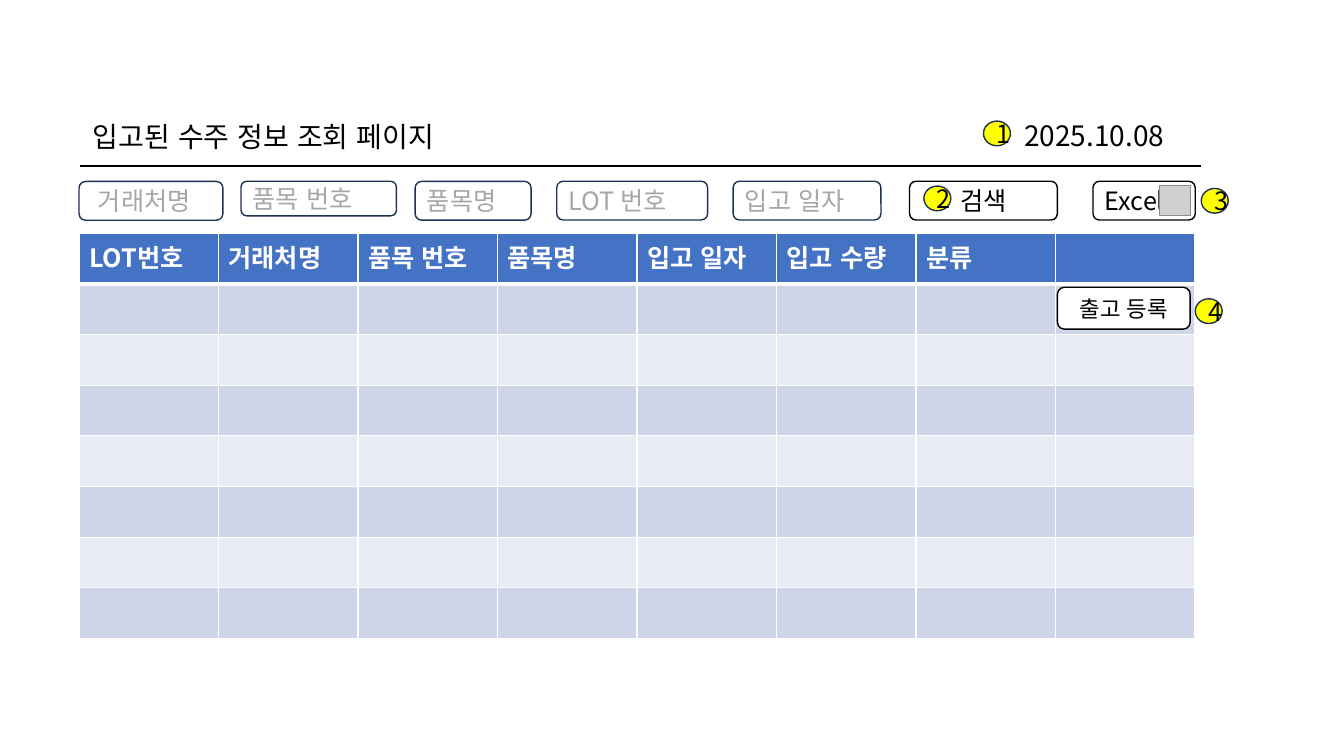
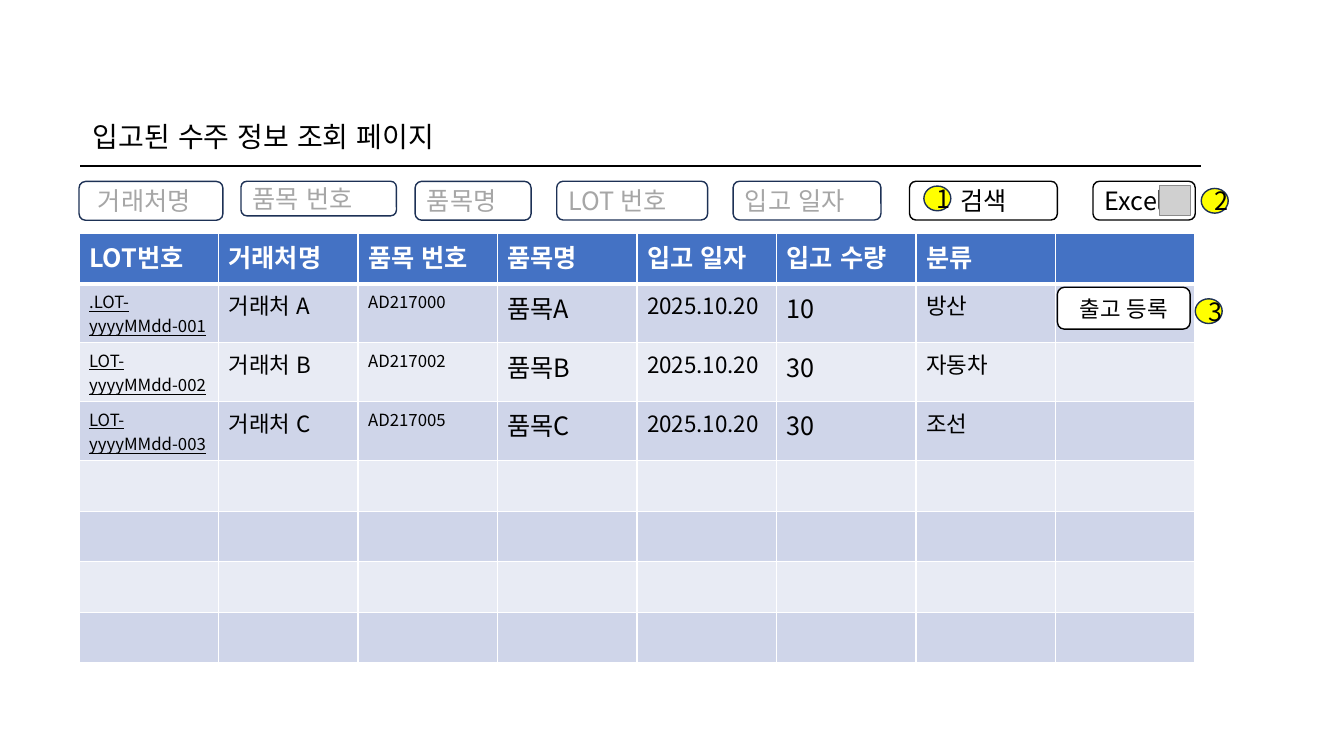
Before and after one commit to wjdgotjd28-del/mes_tripleJ, a slide deck: slide 6 of 화면설계서/수주대상 품목 입출고 관리 페이지(수정중).pptx. Drawn at 1344x756 pixels with LibreOffice and Linux fonts; fonts in the diff are those of the drawing; grey boxes stand for pictures; background and template pictures are left out. Boxes give left, top, right and bottom in pixels: in the first picture for what was removed or moved away, otherwise in the second. Text is boxed around its words. In the diff, an @@ line names an element or a change of style, - is before the commit and + after.

```diff
--- a/화면설계서/수주대상 품목 입출고 관리 페이지(수정중).pptx
+++ b/화면설계서/수주대상 품목 입출고 관리 페이지(수정중).pptx
@@ rectangle removed at (895, 71, 1287, 199) @@
-2025.10.08
@@ ellipse "1": place and size @@
-ellipse "1" at (984, 121, 1011, 146)
+ellipse "1" at (925, 187, 952, 212)
@@ ellipse "2": place and size @@
-ellipse "2" at (925, 187, 952, 212)
+ellipse "2" at (1202, 189, 1229, 214)
@@ table at (79, 233, 1192, 638) @@
+row 2: .LOT-yyyyMMdd-001 | 거래처 A | AD217000 | 품목A | 2025.10.20 | 10 | 방산 | 
+row 3: LOT-yyyyMMdd-002 | 거래처 B | AD217002 | 품목B | 2025.10.20 | 30 | 자동차 | 
+row 4: LOT-yyyyMMdd-003 | 거래처 C | AD217005 | 품목C | 2025.10.20 | 30 | 조선 | 
-row 6:  |  |  |  |  |  |  | 
-row 7:  |  |  |  |  |  |  | 
-row 8:  |  |  |  |  |  |  | 
@@ ellipse "3": place and size @@
-ellipse "3" at (1202, 189, 1229, 214)
+ellipse "3" at (1196, 298, 1223, 324)
@@ ellipse removed at (1196, 298, 1223, 324) @@
-4
```
Also in this commit, not shown: 6 other slides changed, 3 other files.
